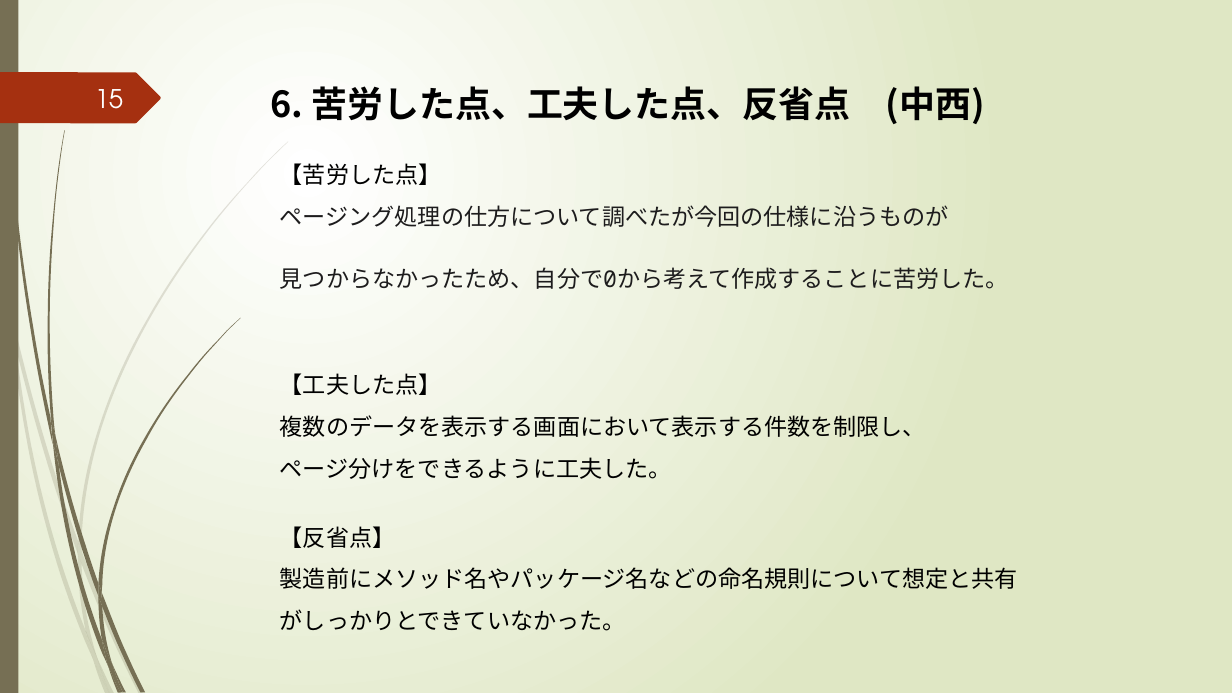
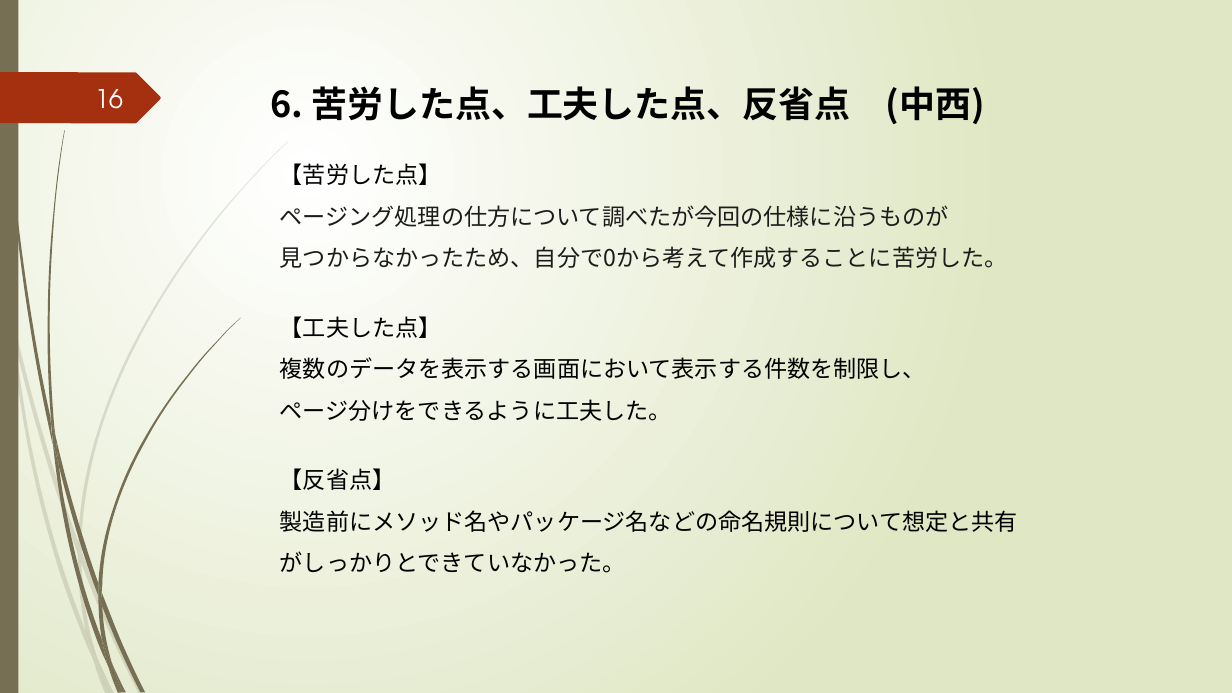
Before and after one commit to k-kuru/team_develop, a slide deck: slide 16 of 05_チーム開発演習_発表会資料/05_チーム開発演習_発表会資料_チーム3.pptx (slide 15 before the commit). Drawn at 1232x693 pixels with LibreOffice and Linux fonts; fonts in the diff are those of the drawing. Boxes give left, top, right and bottom in pixels: in the first picture for what was removed or moved away, otherwise in the second. Text is boxed around its words. In the diff, an @@ line names an element or a change of style, - is before the commit and + after.

```diff
--- a/05_チーム開発演習_発表会資料/05_チーム開発演習_発表会資料_チーム3.pptx
+++ b/05_チーム開発演習_発表会資料/05_チーム開発演習_発表会資料_チーム3.pptx
@@ page number at [95,89,123,109]: text changed @@
-15
+16
@@ text at [280,205,1008,268]: font Noto Sans Mono to Noto Sans CJK JP in "ページング処理の仕方について調べたが今回の仕様に沿うものが", "見つからなかったため、自分で0から考えて作成することに苦労した。" @@
```
Also in this commit, not shown: 5 other slides changed, 2 slides added, 1 slide removed.
